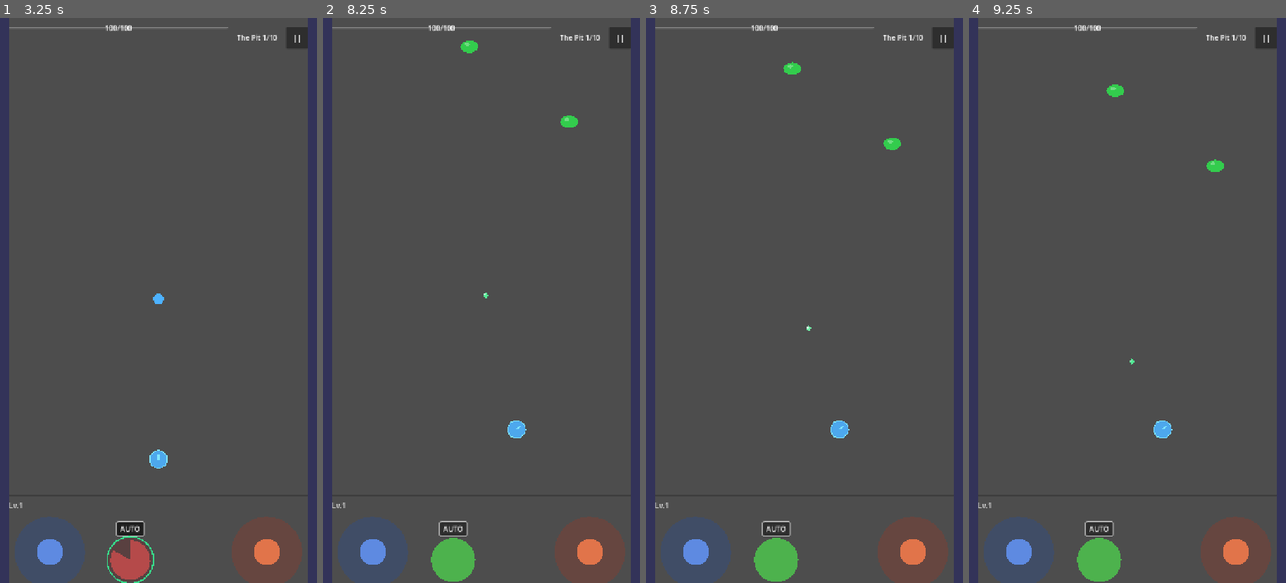
Above: before the commit, frames 1-4 (left to right).
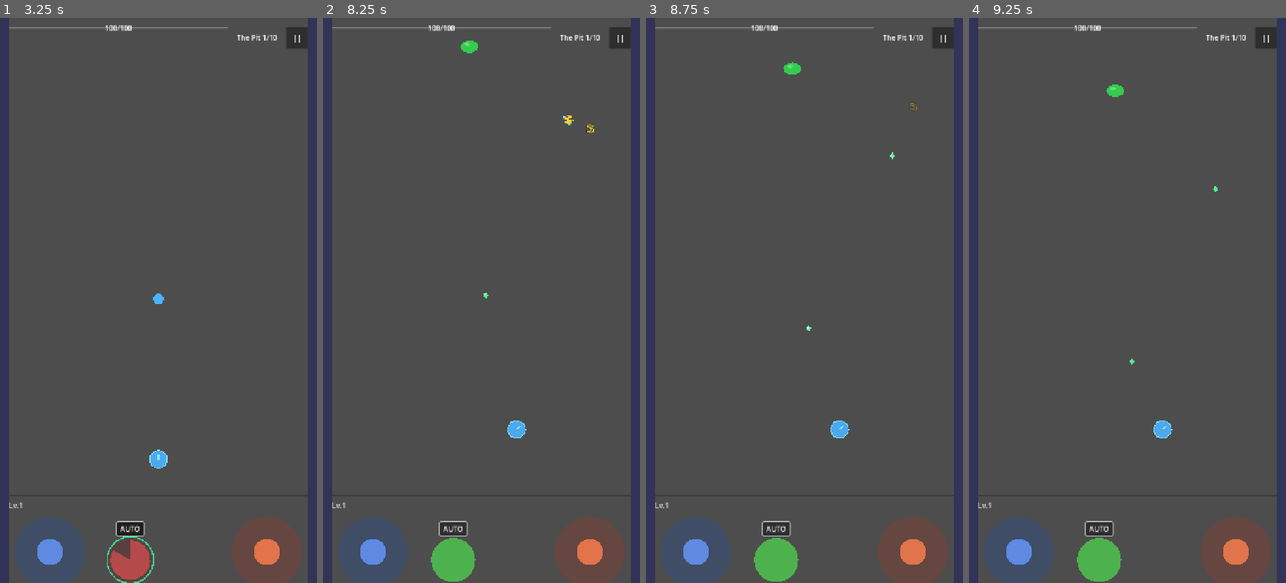
Above: after the commit, the same moments.

Repository: Randroids-Dojo/GoPit
Game: Godot game, scene res://scenes/game.tscn
Two runs of this game, one before a commit and one after it. Both use one fixed random seed, a clock stepped at 60 frames per second and the inputs below.
Inputs (mouse positions are in pixels of both pictures, inside the frame that each line leads up to):
- Up to frame 1 (3.25 s): click "START" at 0.5 s; click "||" at 1.25 s; click "Resume" at 2 s; click "AUTO" at 2.75 s
- Up to frame 2 (8.25 s): tap Enter at 3.5 s; drag from (373, 554) to (481, 458) at 3.52 s; drag from (452, 560) to (484, 29) at 4.27 s; move the mouse to (589, 554) at 5.02 s; hold Right 5.03-5.75 s; tap Backspace at 5.1 s; click (589, 554) at 5.17 s; drag from (465, 413) to (386, 215) at 5.77 s; move the mouse to (576, 385) at 6.52 s; hold Left 6.53-7.25 s; tap Ctrl at 6.6 s; tap Space at 6.77, 7.07 s; drag from (386, 215) to (433, 159) at 7.27 s; move the mouse to (497, 300) at 8.02 s; hold Down from 8.03 s (still down); tap Alt at 8.1 s; click (497, 300) at 8.17 s
- Up to frame 3 (8.75 s): keep holding Down
- Up to frame 4 (9.25 s): release Down at 8.75 s; drag from (1079, 159) to (1130, 328) at 8.77 s

Frame 1 is identical in both runs. In frame 2, 0.1% of the frame differs, in the area x 74-86%, y 17-21%; in frame 3, 0.1%; in frame 4, 0.1%.

Commit message:
Add baby ball auto-generation system
Features:
- BabyBallSpawner auto-spawns small balls every 2s toward enemies
- Baby balls deal 50% damage, visually smaller with glow effect
- Leadership stat affects spawn rate (upgradeable, max 5 stacks)
- Character leadership multiplier also applies

Implementation:
- New baby_ball_spawner.gd with timer-based spawning
- Ball.gd extended with is_baby_ball property and visual
- GameManager tracks leadership stat with signal
- Level-up overlay offers Leadership upgrade (+20% rate)
- game_controller.gd wires spawner start/stop

Tests:
- 5 new tests for baby ball spawner behavior
- Fixed test_ball_despawn_offscreen to handle baby balls

Closes GoPit-jiv

Diff:
--- /dev/null
+++ b/scenes/entities/baby_ball_spawner.tscn
@@ -0,0 +1,6 @@
+[gd_scene load_steps=2 format=3 uid="uid://baby_ball_spawner"]
+
+[ext_resource type="Script" path="res://scripts/entities/baby_ball_spawner.gd" id="1_script"]
+
+[node name="BabyBallSpawner" type="Node2D"]
+script = ExtResource("1_script")
--- a/scenes/game.tscn
+++ b/scenes/game.tscn
@@ -19,6 +19,7 @@
 [ext_resource type="Script" path="res://scripts/ui/level_up_overlay.gd" id="10_levelup"]
 [ext_resource type="Script" path="res://scripts/ui/pause_overlay.gd" id="11_pause"]
 [ext_resource type="Script" path="res://scripts/ui/stage_complete_overlay.gd" id="18_stagecomplete"]
+[ext_resource type="Script" path="res://scripts/entities/baby_ball_spawner.gd" id="19_baby_spawner"]
 
 [sub_resource type="RectangleShape2D" id="RectangleShape2D_wall"]
 size = Vector2(20, 1280)
@@ -87,6 +88,9 @@
 
 [node name="AimLine" type="Line2D" parent="GameArea"]
 script = ExtResource("5_aimline")
+
+[node name="BabyBallSpawner" type="Node2D" parent="GameArea"]
+script = ExtResource("19_baby_spawner")
 
 [node name="UI" type="CanvasLayer" parent="."]
 
--- a/scripts/autoload/game_manager.gd
+++ b/scripts/autoload/game_manager.gd
@@ -18,6 +18,7 @@
 signal wave_changed(new_wave: int)
 signal hp_changed(current_hp: int, max_hp: int)
 signal combo_changed(combo: int, multiplier: float)
+signal leadership_changed(new_value: float)
 
 # Combo system
 var combo_count: int = 0
@@ -38,6 +39,7 @@
 var xp_to_next_level: int = 100
 var player_level: int = 1
 var gem_magnetism_range: float = 0.0
+var leadership: float = 0.0  # Affects baby ball spawn rate
 
 # Character system
 var selected_character: Resource = null
@@ -212,6 +214,11 @@
 	hp_changed.emit(player_hp, max_hp)
 
 
+func add_leadership(amount: float) -> void:
+	leadership += amount
+	leadership_changed.emit(leadership)
+
+
 func advance_wave() -> void:
 	current_wave += 1
 	wave_changed.emit(current_wave)
@@ -224,6 +231,7 @@
 	player_level = 1
 	xp_to_next_level = _calculate_xp_requirement(player_level)
 	gem_magnetism_range = 0.0
+	leadership = 0.0
 	# Reset session stats
 	stats["enemies_killed"] = 0
 	stats["balls_fired"] = 0
--- /dev/null
+++ b/scripts/entities/baby_ball_spawner.gd
@@ -0,0 +1,116 @@
+class_name BabyBallSpawner
+extends Node2D
+## Spawns baby balls automatically toward enemies - provides passive DPS
+
+signal baby_ball_spawned(ball: Node2D)
+
+@export var ball_scene: PackedScene
+@export var base_spawn_interval: float = 2.0
+@export var baby_ball_damage_multiplier: float = 0.5
+@export var baby_ball_scale: float = 0.6
+
+var balls_container: Node2D
+var _spawn_timer: Timer
+var _player: Node2D
+
+# Leadership stat affects spawn rate (from GameManager)
+var _leadership_bonus: float = 0.0
+
+
+func _ready() -> void:
+	add_to_group("baby_ball_spawner")
+	if ball_scene == null:
+		ball_scene = preload("res://scenes/entities/ball.tscn")
+	_setup_timer()
+
+
+func _setup_timer() -> void:
+	_spawn_timer = Timer.new()
+	_spawn_timer.one_shot = false
+	_spawn_timer.timeout.connect(_spawn_baby_ball)
+	add_child(_spawn_timer)
+
+
+func start() -> void:
+	_player = get_tree().get_first_node_in_group("player")
+	_update_spawn_rate()
+	_spawn_timer.start()
+
+
+func stop() -> void:
+	_spawn_timer.stop()
+
+
+func set_leadership(value: float) -> void:
+	_leadership_bonus = value
+	_update_spawn_rate()
+
+
+func _update_spawn_rate() -> void:
+	# Higher leadership = faster spawns
+	# leadership_bonus of 1.0 = 2x spawn rate
+	# Also apply character's leadership multiplier
+	var char_mult: float = GameManager.character_leadership_mult
+	var total_bonus: float = _leadership_bonus * char_mult
+	var rate: float = base_spawn_interval / (1.0 + total_bonus)
+	_spawn_timer.wait_time = maxf(0.3, rate)
+
+
+func _spawn_baby_ball() -> void:
+	if not _player or not ball_scene:
+		return
+
+	if GameManager.current_state != GameManager.GameState.PLAYING:
+		return
+
+	var ball := ball_scene.instantiate()
+	ball.position = _player.global_position
+	ball.scale = Vector2(baby_ball_scale, baby_ball_scale)
+	ball.is_baby_ball = true
+
+	# Baby balls deal reduced damage
+	var base_damage: int = 10
+	var ball_spawner := get_tree().get_first_node_in_group("ball_spawner")
+	if ball_spawner and "ball_damage" in ball_spawner:
+		base_damage = ball_spawner.ball_damage
+	ball.damage = int(base_damage * baby_ball_damage_multiplier)
+
+	# Set direction toward nearest enemy
+	var direction := _get_target_direction()
+	ball.set_direction(direction)
+
+	if balls_container:
+		balls_container.add_child(ball)
+	else:
+		get_parent().add_child(ball)
+
+	# Baby balls fire silently to avoid audio spam
+	# (main ball fire sound is loud enough)
+
+	baby_ball_spawned.emit(ball)
+
+
+func _get_target_direction() -> Vector2:
+	var nearest := _find_nearest_enemy()
+	if nearest:
+		return _player.global_position.direction_to(nearest.global_position)
+	# Fallback: random upward direction
+	return Vector2(randf_range(-0.3, 0.3), -1.0).normalized()
+
+
+func _find_nearest_enemy() -> Node2D:
+	var enemies_container := get_tree().current_scene.get_node_or_null("GameArea/Enemies")
+	if not enemies_container:
+		return null
+
+	var nearest: Node2D = null
+	var nearest_dist: float = INF
+
+	for enemy in enemies_container.get_children():
+		if enemy is EnemyBase:
+			var dist: float = _player.global_position.distance_to(enemy.global_position)
+			if dist < nearest_dist:
+				nearest_dist = dist
+				nearest = enemy
+
+	return nearest
--- a/scripts/entities/ball.gd
+++ b/scripts/entities/ball.gd
@@ -24,6 +24,9 @@
 var registry_type: int = -1  # BallRegistry.BallType if set from registry
 var _trail_points: Array[Vector2] = []
 const MAX_TRAIL_POINTS: int = 8
+
+# Baby ball properties (auto-spawned, smaller, less damage)
+var is_baby_ball: bool = false
 
 
 func _ready() -> void:
@@ -55,6 +58,17 @@
 
 
 func _draw() -> void:
+	# Baby balls are smaller and have a subtle glow
+	if is_baby_ball:
+		var baby_radius := radius * 0.5
+		# Outer glow
+		draw_circle(Vector2.ZERO, baby_radius + 3, Color(ball_color.r, ball_color.g, ball_color.b, 0.3))
+		# Main ball (slightly lighter)
+		draw_circle(Vector2.ZERO, baby_radius, ball_color.lightened(0.2))
+		# Sparkle highlight
+		draw_circle(Vector2(-baby_radius * 0.3, -baby_radius * 0.3), baby_radius * 0.25, Color(1.0, 1.0, 1.0, 0.6))
+		return
+
 	# Level affects size: L1=1.0x, L2=1.1x, L3=1.2x
 	var level_size_mult := 1.0 + (ball_level - 1) * 0.1
 	var actual_radius := radius * level_size_mult
--- a/scripts/game/game_controller.gd
+++ b/scripts/game/game_controller.gd
@@ -13,6 +13,7 @@
 @onready var fire_button: Control = $UI/HUD/InputContainer/HBoxContainer/FireButtonContainer/FireButton
 @onready var auto_toggle: Button = $UI/HUD/InputContainer/HBoxContainer/FireButtonContainer/AutoToggle
 @onready var aim_line: Line2D = $GameArea/AimLine
+@onready var baby_ball_spawner: Node2D = $GameArea/BabyBallSpawner
 @onready var pause_overlay: CanvasLayer = $UI/PauseOverlay
 @onready var damage_vignette: ColorRect = $UI/DamageVignette
 @onready var tutorial_overlay: CanvasLayer = $UI/TutorialOverlay
@@ -76,6 +77,7 @@
 	GameManager.game_started.connect(_on_game_started)
 	GameManager.game_over.connect(_on_game_over)
 	GameManager.player_damaged.connect(_on_player_damaged)
+	GameManager.leadership_changed.connect(_on_leadership_changed)
 
 	# Connect to stage manager for biome changes
 	StageManager.biome_changed.connect(_on_biome_changed)
@@ -121,12 +123,17 @@
 func _on_game_started() -> void:
 	if enemy_spawner:
 		enemy_spawner.start_spawning()
+	if baby_ball_spawner:
+		baby_ball_spawner.balls_container = balls_container
+		baby_ball_spawner.start()
 	MusicManager.start_music()
 
 
 func _on_game_over() -> void:
 	if enemy_spawner:
 		enemy_spawner.stop_spawning()
+	if baby_ball_spawner:
+		baby_ball_spawner.stop()
 	MusicManager.stop_music()
 	# Clear all existing enemies so they stop moving
 	if enemies_container:
@@ -359,3 +366,8 @@
 	# Show victory screen
 	if stage_complete_overlay:
 		stage_complete_overlay.show_victory()
+
+
+func _on_leadership_changed(new_value: float) -> void:
+	if baby_ball_spawner:
+		baby_ball_spawner.set_leadership(new_value)
--- a/scripts/ui/level_up_overlay.gd
+++ b/scripts/ui/level_up_overlay.gd
@@ -13,7 +13,8 @@
 	RICOCHET,
 	CRITICAL,
 	MAGNETISM,
-	HEAL
+	HEAL,
+	LEADERSHIP
 }
 
 # Upgrade categories for card generation
@@ -83,6 +84,12 @@
 		"description": "Restore 30 HP",
 		"apply": "_apply_heal",
 		"max_stacks": 99
+	},
+	UpgradeType.LEADERSHIP: {
+		"name": "Leadership",
+		"description": "+20% Baby Ball rate",
+		"apply": "_apply_leadership",
+		"max_stacks": 5
 	}
 }
 
@@ -298,3 +305,7 @@
 
 func _apply_heal() -> void:
 	GameManager.heal(30)
+
+
+func _apply_leadership() -> void:
+	GameManager.add_leadership(0.2)  # 20% faster baby balls per stack
Not shown, added: scripts/entities/baby_ball_spawner.gd.uid
Not shown, added: tests/test_baby_balls.py
Not shown, changed: tests/test_comprehensive_playtest.py
